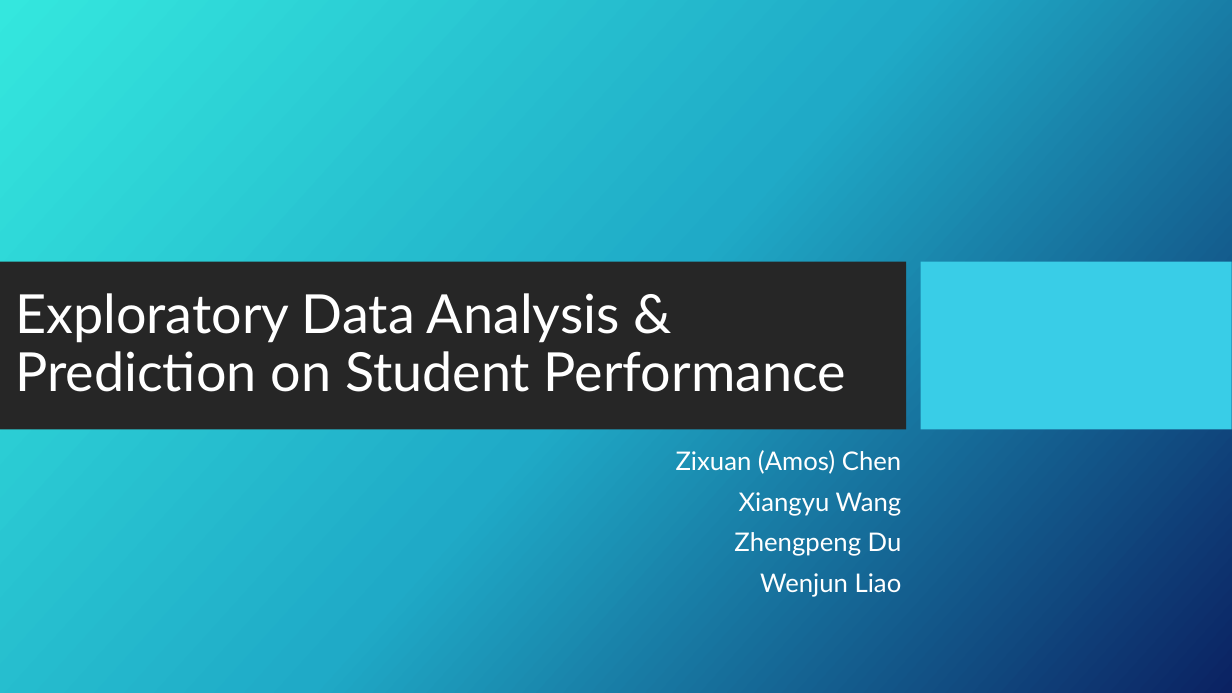
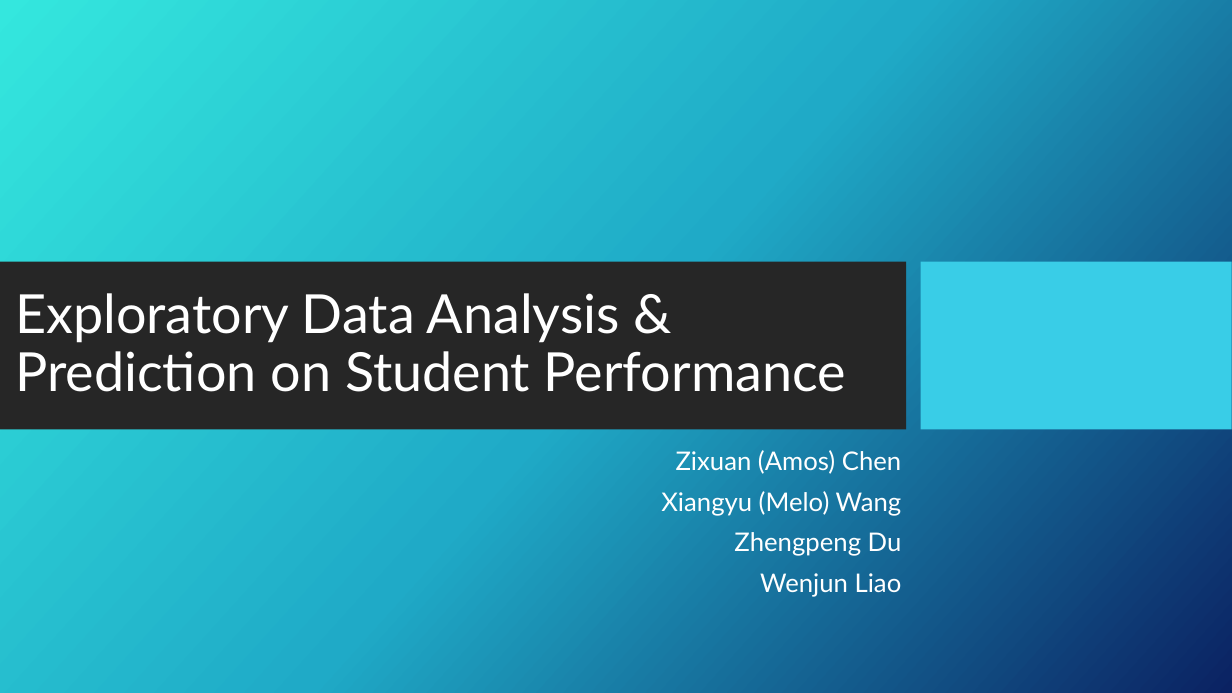
Before and after one commit to AmosChenZixuan/CIS_Research_Project, a slide deck: slide 1 of Proposal.pptx. Drawn at 1232x693 pixels with LibreOffice and Linux fonts; fonts in the diff are those of the drawing; background and template pictures are left out. Boxes give left, top, right and bottom in pixels: in the first picture for what was removed or moved away, otherwise in the second. Text is boxed around its words. In the diff, an @@ line names an element or a change of style, - is before the commit and + after.

```diff
--- a/Proposal.pptx
+++ b/Proposal.pptx
@@ subtitle at (661, 491, 902, 516): text changed @@
-Xiangyu Wang
+Xiangyu (Melo) Wang
```
Also in this commit, not shown: 1 other slide changed, 1 slide added, 1 other file.
